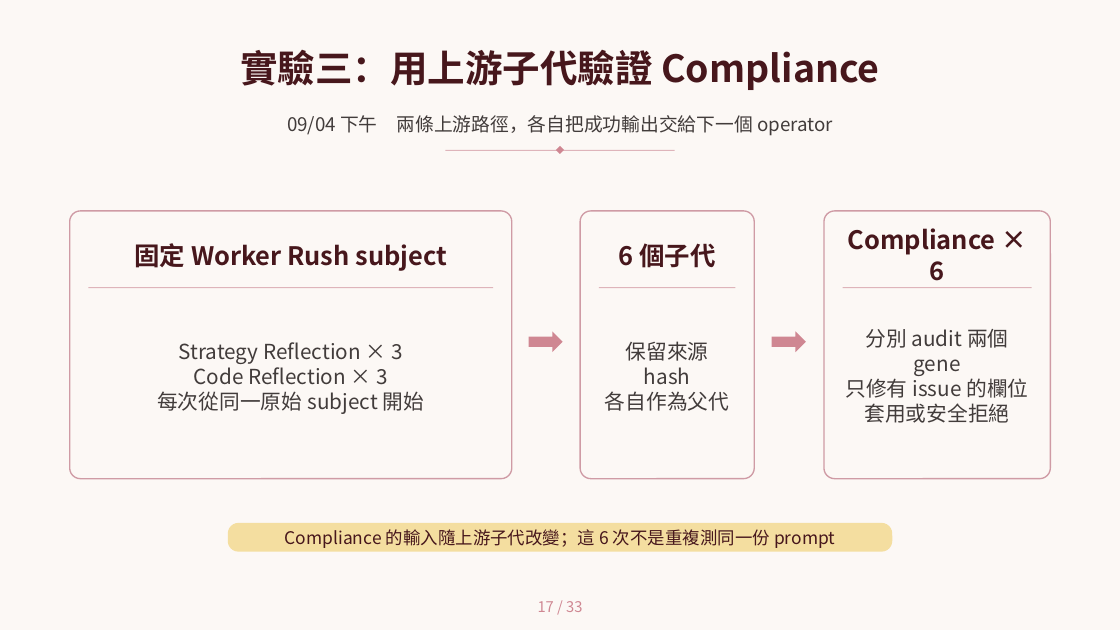
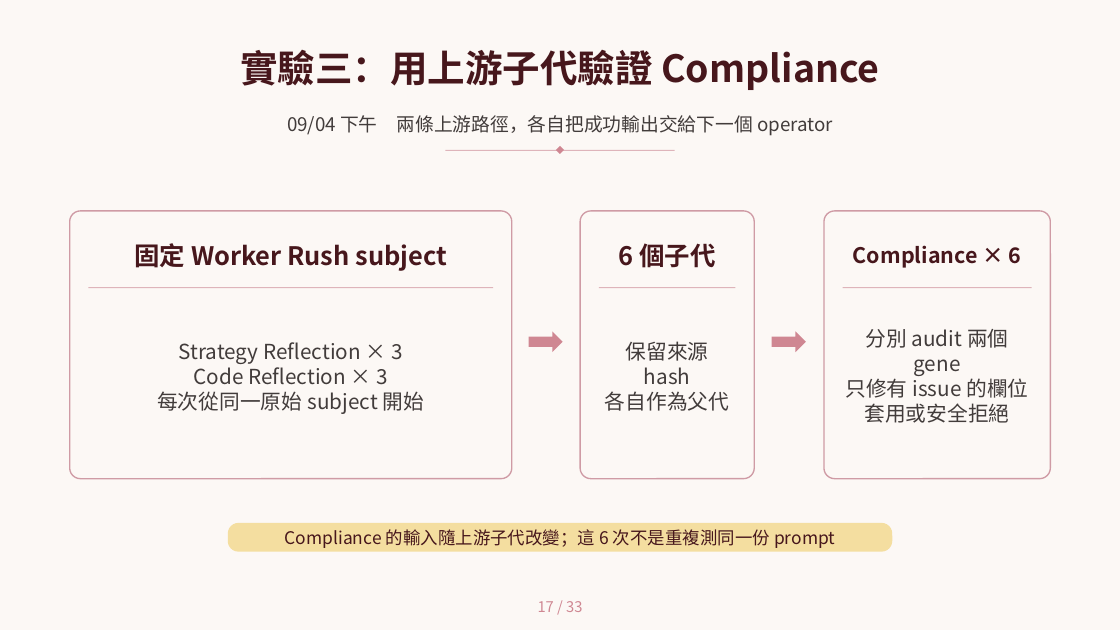
Before and after one commit to sophie8909/EAGLE, a slide deck: slide 17 of Meeting/20260910_eagle_progress.pptx. Drawn at 1120x630 pixels with LibreOffice and Linux fonts; fonts in the diff are those of the drawing; background and template pictures are left out. Boxes give left, top, right and bottom in pixels: in the first picture for what was removed or moved away, otherwise in the second. Text is boxed around its words. In the diff, an @@ line names an element or a change of style, - is before the commit and + after.

Commit message:
style(meeting): use Source Han Serif in September 10 deck

```diff
--- a/Meeting/20260910_eagle_progress.pptx
+++ b/Meeting/20260910_eagle_progress.pptx
@@ text "Compliance × 6" at [853,245,1022,268]: size 28.5 to 24 pt, font Noto Sans CJK TC to Noto Sans CJK SC @@
```
Also in this commit, not shown: 32 other slides changed.
